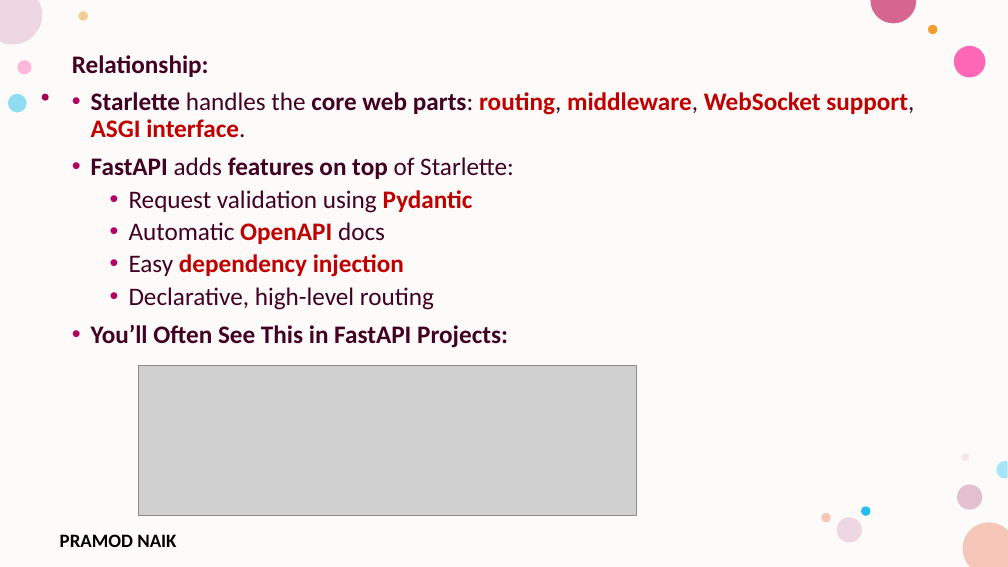
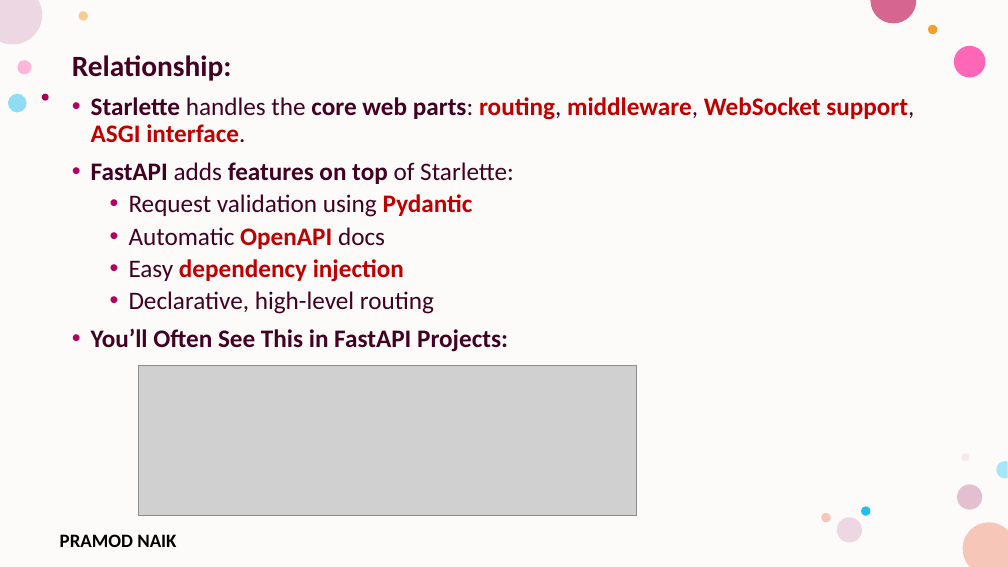
Before and after one commit to PRAMODNAIK-DEV/Backend-Dev-using-Python-FastAPI, a slide deck: slide 25 of FastAPI/Introduction to FastAPI.pptx (slide 21 before the commit). Drawn at 1008x567 pixels with LibreOffice and Linux fonts; fonts in the diff are those of the drawing; grey boxes stand for pictures; background and template pictures are left out. Boxes give left, top, right and bottom in pixels: in the first picture for what was removed or moved away, otherwise in the second. Text is boxed around its words. In the diff, an @@ line names an element or a change of style, - is before the commit and + after.

```diff
--- a/FastAPI/Introduction to FastAPI.pptx
+++ b/FastAPI/Introduction to FastAPI.pptx
@@ text at (72, 55, 232, 81): size 24 to 28 pt in "Relationship:" @@
```
Also in this commit, not shown: 5 other slides changed, 27 slides added, 5 slides removed, 2 other files.
